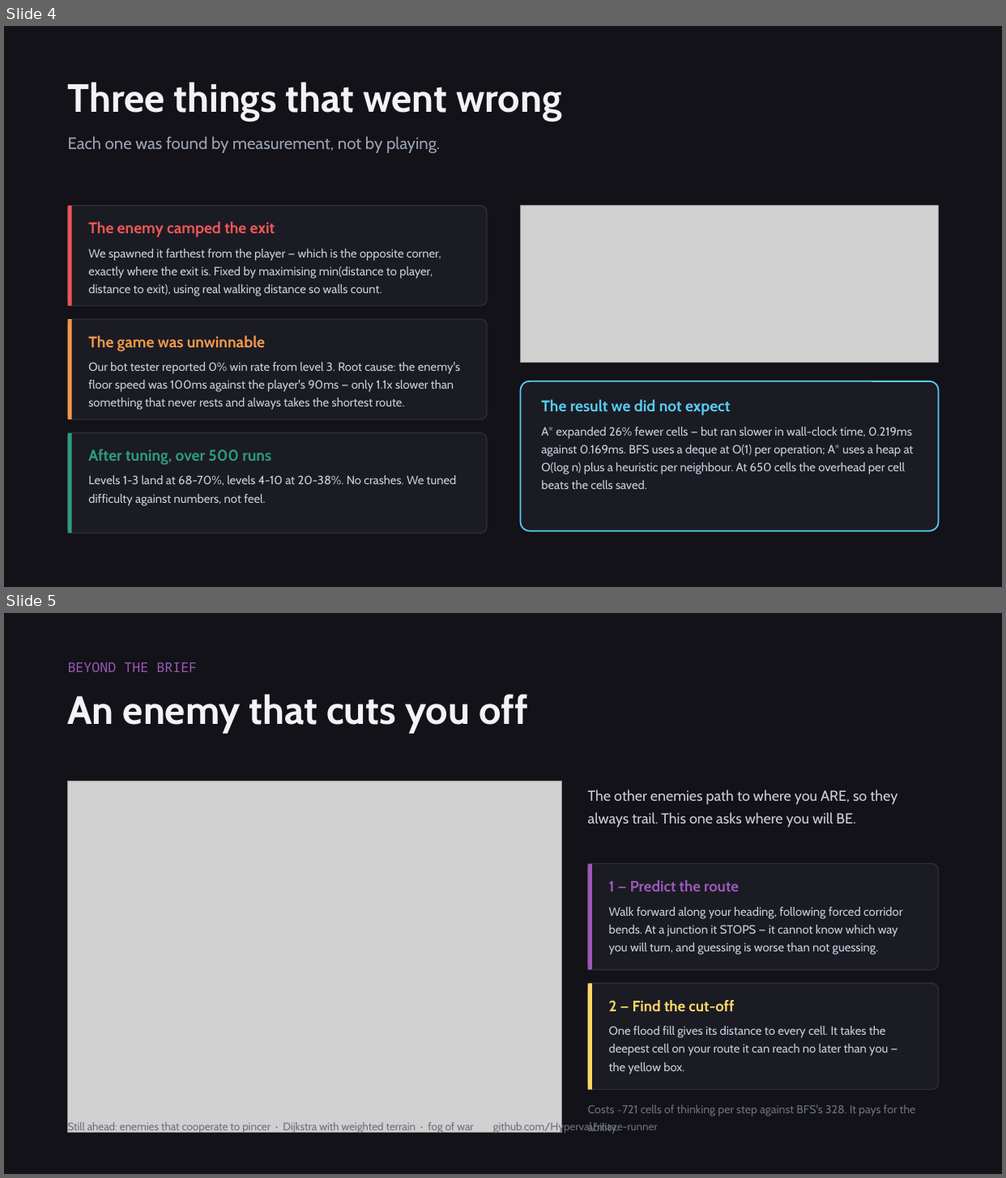
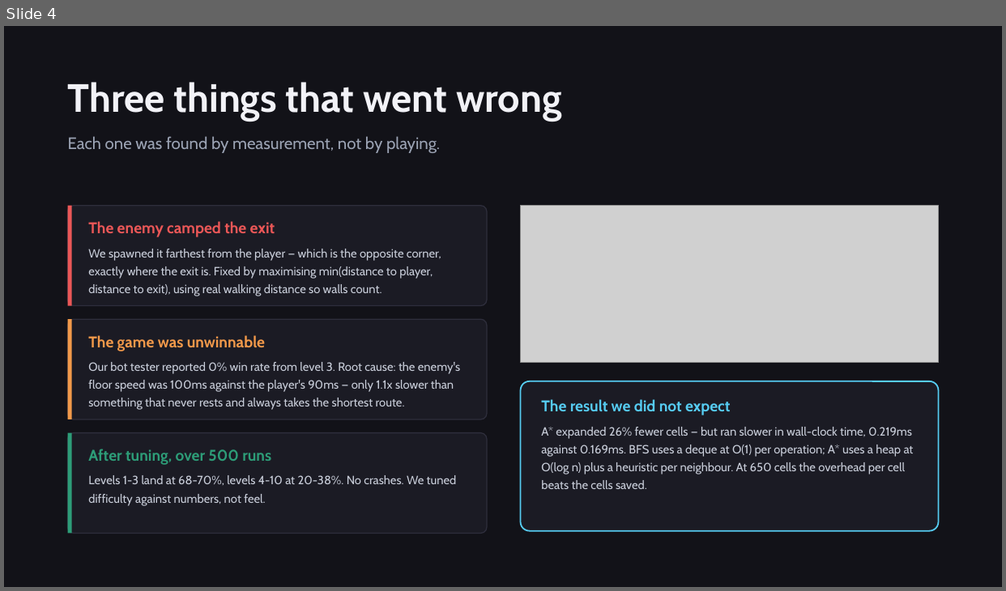
Before and after one commit to Hyperval/maze-runner, a slide deck: docs/MazeRunner_Slides.pptx. Shown one above the other, each under a label of ours: slides 4 and 5 before the commit, slide 4 after it. The pictures are 1006x1178 and 1006x591 pixels, drawn with LibreOffice and Linux fonts; fonts in the diff are those of the drawing; grey boxes stand for pictures. Boxes give left, top, right and bottom in pixels: in the first picture for what was removed or moved away, otherwise in the second. Text is boxed around its words. In the diff, an @@ line names an element or a change of style, - is before the commit and + after.

```diff
--- a/docs/MazeRunner_Slides.pptx
+++ b/docs/MazeRunner_Slides.pptx
@@ slide 5 removed at (4,613,1002,1174), background #121218 @@
@@ text removed at (68,662,527,734) @@
-BEYOND THE BRIEF
-An enemy that cuts you off
@@ picture removed at (68,781,562,1132) @@
@@ text removed at (588,790,897,828) @@
-The other enemies path to where you ARE, so they always trail. This one asks where you will BE.
@@ rounded rectangle removed at (588,864,938,970) @@
@@ rectangle removed at (588,864,592,970) @@
@@ text removed at (609,880,902,955) @@
-1 — Predict the route
-Walk forward along your heading, following forced corridor bends. At a junction it STOPS — it cannot know which way you will turn, and guessing is worse than not guessing.
@@ rounded rectangle removed at (588,983,938,1090) @@
@@ rectangle removed at (588,983,592,1090) @@
@@ text removed at (609,1000,888,1075) @@
-2 — Find the cut-off
-One flood fill gives its distance to every cell. It takes the deepest cell on your route it can reach no later than you — the yellow box.
@@ text removed at (68,1122,658,1134) @@
-Still ahead: enemies that cooperate to pincer · Dijkstra with weighted terrain · fog of war github.com/Hyperval/maze-runner
@@ text removed at (588,1105,916,1134) @@
-Costs ~721 cells of thinking per step against BFS's 328. It pays for the ability.
```
Also in this commit, not shown: 1 slide added, 22 other files.
